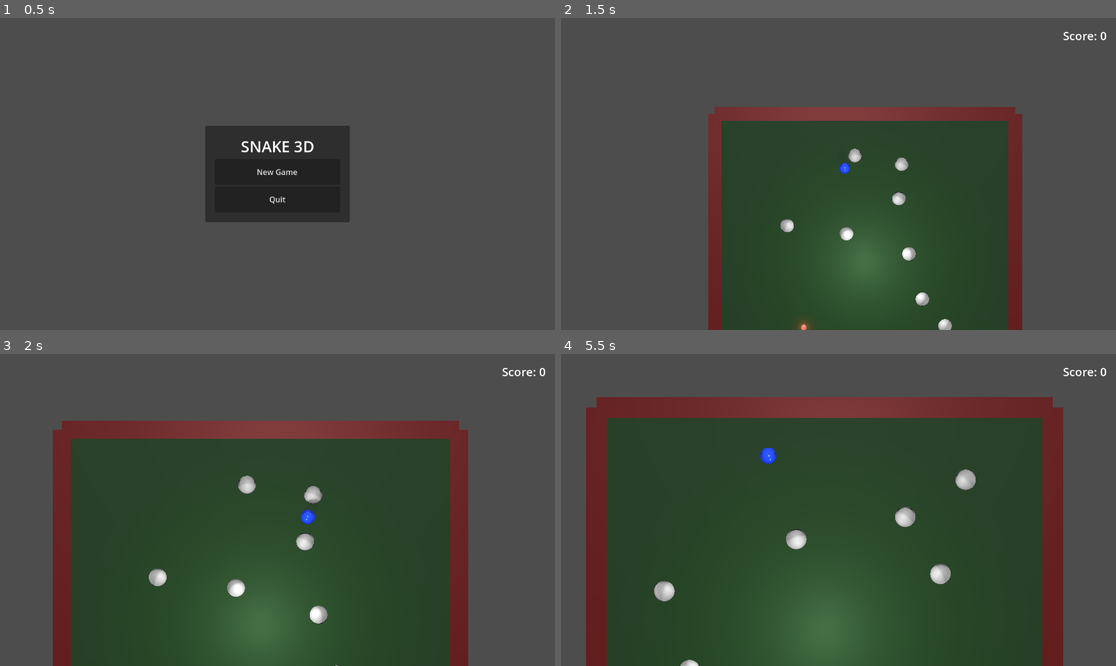
Above: before the commit, frames 1-4 (two rows, left to right).
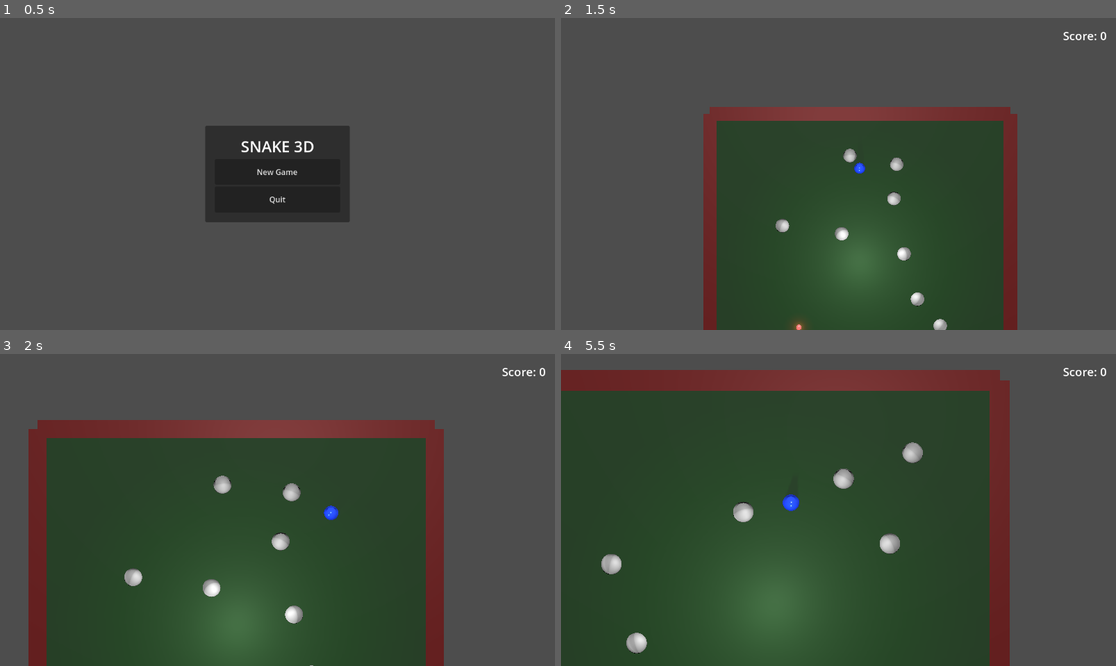
Above: after the commit, the same moments.

Repository: bluehexagons/snakeproject
Game: Godot game, scene res://scenes/main_menu.tscn
The game is run twice, just before and just after one commit, with the same random seed, the same clock (stepped at 60 frames per second) and the same inputs.
Inputs:
- Up to frame 1 (0.5 s): no input
- Up to frame 2 (1.5 s): click "New Game" at 0.5 s; hold D (move_right) from 1.28 s (still down)
- Up to frame 3 (2 s): keep holding D (move_right)
- Up to frame 4 (5.5 s): release D (move_right) at 2.03 s; hold S (move_down) 2.03-2.78 s; hold D (move_right) 2.78-3.5 s; click "Retry" at 3.5 s; hold W (move_up) 4.28-5.03 s; hold A (move_left) from 5.03 s (still down)

Frame 1 is identical in both runs. In frame 2, 3.4% of the frame differs, in the area x 25-84%, y 28-100%; in frame 3, 14%; in frame 4, 33%, in the area x 0-91%, y 5-100%.

Commit message:
Manual fixes, refactors, tuning, cleanup

Diff:
--- a/scripts/collision_handler.gd
+++ b/scripts/collision_handler.gd
@@ -16,6 +16,7 @@
 const BARRIER_BOUNCE_MULTIPLIER = 1.5  # Extra bounce for barrier collisions
 const BARRIER_PUSH_FORCE = 3.0  # Additional force away from barrier
 const MIN_BARRIER_BOUNCE_SPEED = 2.0  # Minimum speed after barrier bounce
+const DEFAULT_MASS = 1.0
 
 func handle_collision(body_a: CharacterBody3D, body_b: Node, collision_normal: Vector3, delta: float) -> void:
 	# Handle barrier collisions first
@@ -26,10 +27,6 @@
 	# Early return for static bodies (barriers)
 	if body_b is StaticBody3D:
 		handle_static_collision(body_a, collision_normal, delta)
-		return
-
-	# Don't handle collisions with dangerous segments
-	if body_b.is_in_group("dangerous") or body_a.is_in_group("dangerous"):
 		return
 
 	# Only proceed with CharacterBody3D collisions
@@ -109,7 +106,7 @@
 		body_a.velocity -= separation / mass_a
 		body_b.velocity += separation / mass_b
 
-func handle_static_collision(body: CharacterBody3D, collision_normal: Vector3, delta: float) -> void:
+func handle_static_collision(body: CharacterBody3D, collision_normal: Vector3, _delta: float) -> void:
 	var impact_speed = body.velocity.dot(collision_normal)  # Used in calculation
 	var reflection = body.velocity.bounce(collision_normal) * COLLISION_BOUNCE
 	body.velocity = reflection * VELOCITY_LOSS_ON_COLLISION
@@ -118,7 +115,7 @@
 	if collision_normal.y > 0.5:  # If hitting ground-like surface
 		body.velocity.y += abs(impact_speed) * 0.1
 
-func handle_barrier_collision(body: CharacterBody3D, collision_normal: Vector3, delta: float) -> void:
+func handle_barrier_collision(body: CharacterBody3D, collision_normal: Vector3, _delta: float) -> void:
 	var impact_force = body.velocity.length()
 
 	# Handle impact flash for all physics objects
@@ -141,12 +138,10 @@
 # Check for nearby segments and apply separation forces
 func handle_proximity(body: CharacterBody3D, nearby_bodies: Array, delta: float) -> void:
 	# Skip proximity checks for dangerous segments
-	if body.is_in_group("dangerous"):
-		return
 
 	# Only check segments that are close to this one in the chain
 	for other in nearby_bodies:
-		if other == body or other.is_in_group("dangerous"):
+		if other == body:
 			continue
 
 		var direction = body.global_position - other.global_position
@@ -158,9 +153,7 @@
 			body.velocity -= separation
 
 func get_body_mass(body: Node) -> float:
-	if body.is_in_group("player"):
-		return PLAYER_MASS
-	elif body.is_in_group("rock"):
-		return ROCK_MASS
+	if body is PhysicsObject:
+		return body.mass
 	else:
-		return SEGMENT_MASS
+		return DEFAULT_MASS
--- a/scripts/game_manager.gd
+++ b/scripts/game_manager.gd
@@ -5,7 +5,6 @@
 const ROCK_SCENE = preload("res://scenes/rock.tscn")
 const SPAWN_AREA_SIZE = Vector2(8, 8)  # Reduced from previous size to account for barriers
 const BASE_CAMERA_SIZE = 15.0  # This is our reference size for 1:1 aspect ratio
-const SAVE_FILE = "user://save_game.dat"
 const CAMERA_HEIGHT = 10.0
 const CAMERA_FOLLOW_SPEED = 5.0
 const CAMERA_TILT_ANGLE = 15.0  # Maximum tilt in degrees
@@ -23,7 +22,7 @@
 const INITIAL_ROCKS = 10  # Number of rocks to spawn at start
 const ROCKS_SPAWN_INTERVAL = 2  # Spawn a new rock every X food collections
 const DANGER_START_SCORE = 50  # Score at which rocks start becoming dangerous
-const DANGER_MAX_SCORE = 200   # Score at which danger probability peaks
+const DANGER_MAX_SCORE = 300   # Score at which danger probability peaks
 const MAX_DANGER_PROBABILITY = 0.8  # Maximum probability of a rock being dangerous
 
 const SAFE_SPAWN_DISTANCE = 4.0  # Minimum distance from player for dangerous rocks
@@ -42,6 +41,7 @@
 # UI state
 var is_paused: bool = false # In this state, all game-related features are paused
 var is_gameplay_paused: bool = false # In this state, the physics and game logic are paused
+var is_game_over: bool = false
 
 # Game state
 var score: int = 0
@@ -114,12 +114,18 @@
 		camera.size = camera_size
 
 func toggle_gameplay_pause():
+	if is_game_over:
+		return
+
 	is_gameplay_paused = !is_gameplay_paused
 	update_pause_state()
 	if ui:
 		ui.set_gameplay_paused(is_gameplay_paused)
 
 func toggle_pause():
+	if is_game_over:
+		return
+
 	is_paused = !is_paused
 	update_pause_state()
 	ui.toggle_pause_menu(is_paused)
@@ -223,6 +229,9 @@
 			return
 
 func on_food_collected(points: int):
+	if is_game_over:
+		return
+
 	var player = gameplay_container.get_node_or_null("Player")
 	update_score(points)
 	spawn_food()
@@ -248,6 +257,10 @@
 		ui.update_score(score)
 
 func game_over():
+	if is_game_over:
+		return
+
+	is_game_over = true
 	Engine.time_scale = 0.5  # Slow the game to half speed instead of pausing
 	is_gameplay_paused = false  # Ensure gameplay pause is cleared
 	update_pause_state()
@@ -268,6 +281,9 @@
 	get_tree().quit()
 
 func save_game_state():
+	if is_game_over:
+		return
+
 	var player = gameplay_container.get_node_or_null("Player")
 	var food = get_tree().get_first_node_in_group("food")
 	var rocks = get_tree().get_nodes_in_group("rock")
@@ -300,12 +316,6 @@
 		spawn_food()
 		spawn_initial_rocks()
 		return false
-
-	# Clear existing entities
-	if gameplay_container.has_node("Player"):
-		gameplay_container.get_node("Player").queue_free()
-	if gameplay_container.has_node("Food"):
-		gameplay_container.get_node("Food").queue_free()
 
 	# Spawn and setup player
 	var player = PLAYER_SCENE.instantiate()
@@ -328,8 +338,6 @@
 			)
 			# Create and position segment
 			var segment = player.add_segment(0.0, pos)  # Initial growth of 0
-			# Initialize segment data after it's properly in the scene tree
-			await get_tree().process_frame
 			segment.init_from_save_data(segment_data)
 
 	# Spawn and setup food
@@ -373,9 +381,6 @@
 	update_score(0)
 	return true
 
-func has_saved_game():
-	return FileAccess.file_exists(SAVE_FILE)
-
 func _notification(what):
 	if what == NOTIFICATION_WM_CLOSE_REQUEST:
 		save_game_state()
--- a/scripts/game_state.gd
+++ b/scripts/game_state.gd
@@ -28,3 +28,7 @@
 
 func has_saved_game() -> bool:
 	return FileAccess.file_exists(SAVE_FILE)
+
+func delete_save_game():
+	if FileAccess.file_exists(SAVE_FILE):
+		DirAccess.remove_absolute(SAVE_FILE)
--- a/scripts/main_menu.gd
+++ b/scripts/main_menu.gd
@@ -9,8 +9,7 @@
 	$Panel/VBoxContainer/QuitButton.pressed.connect(on_quit_pressed)
 
 func on_new_game_pressed():
-	if FileAccess.file_exists(GameState.SAVE_FILE):
-		DirAccess.remove_absolute(GameState.SAVE_FILE)
+	GameState.delete_save_game()
 	get_tree().change_scene_to_file("res://scenes/main.tscn")
 
 func on_quit_pressed():
--- a/scripts/physics_object.gd
+++ b/scripts/physics_object.gd
@@ -21,6 +21,7 @@
 
 var drag_coefficient: float = PhysicsConstants.BASE_DRAG_COEFFICIENT
 var max_speed: float = PhysicsConstants.MAX_SPEED
+var mass: float = 1.0
 
 func _ready():
     if mesh_instance and current_material:
@@ -44,7 +45,7 @@
         current_color = current_color.lerp(target_color, delta * color_change_speed)
         apply_color(current_color)
 
-func _process(delta):
+func _process(_delta):
     if mesh_instance:
         var fraction = Engine.get_physics_interpolation_fraction()
         visual_pos = physics_pos.lerp(global_position, fraction)
--- a/scripts/player.gd
+++ b/scripts/player.gd
@@ -1,33 +1,23 @@
 extends PhysicsObject
 
+const SEGMENT_SCENE = preload("res://scenes/segment.tscn")
+const SCORE_POPUP = preload("res://scenes/score_popup.tscn")
+
 const MAX_SPEED = 100000.0
-const ACCELERATION = 50.0  # Increased since we're using forces now
+const ACCELERATION = 250.0  # Increased since we're using forces now
+const CONTROL_DRAG = 0.9
 const MIN_SPEED_THRESHOLD = 0.1
 const ROTATION_SPEED = 15.0
-const SEGMENT_SCENE = preload("res://scenes/segment.tscn")
 const LUNGE_FORCE = 0.2
 const SEGMENT_PUSHBACK = 0.1
 const VELOCITY_SMOOTHING = 0.15
 const IDLE_SPEED_BASE = 3.0  # Rename IDLE_SPEED to IDLE_SPEED_BASE
 const IDLE_TIMEOUT = 3.0  # Time in seconds before game over when idle
-const NORMAL_COLOR = Color(0.2, 0.4, 1.0)    # Blue
-const WARNING_COLOR = Color(0.5, 0.5, 0.5)    # Gray
-const DYING_COLOR = Color(1.0, 0.2, 0.2)      # Red
-const WARNING_SPEED_THRESHOLD = 1.1            # When to start showing warning color (multiplier of idle speed)
 const COLOR_CHANGE_SPEED = 5.0  # Speed of color transition
 const SPEED_SCORE_MULTIPLIER = 5.0  # Points per multiple of speed
 const MAX_SPEED_IDLE_MULTIPLIER = 3.0 # Max score multiplier for speed
 const IDLE_SPEED_INCREASE = 5.0  # Speed increase per food eaten
 const MAX_IDLE_SPEED = 5.0  # Cap on how fast the minimum speed can get
-const DEATH_COLORS = [                         # Colors to cycle through when dead
-	Color(1.0, 0.0, 0.0),  # Red
-	Color(0.0, 0.0, 0.0),  # Black
-	Color(0.3, 0.3, 0.3),  # Gray
-]
-const FLASH_TIME = 0.2                        # How long before death to flash
-const DEATH_COLOR_SPEED = 3.0                 # Speed of color cycling when dead
-const SCORE_POPUP = preload("res://scenes/score_popup.tscn")
-const STUN_CONTROL_REDUCTION = 0.5  # Amount by which to reduce control while stunned
 const SEGMENT_SPAWN_OFFSET = 0.6  # Reduced from 1.2 to spawn closer
 const SEGMENT_SPAWN_VELOCITY = 0.9  # Increased from 0.8 for better matching
 const SEGMENT_LUNGE_FORCE = 0.3  # New constant for forward momentum
@@ -61,8 +51,6 @@
 var food_eaten: int = 0
 var current_idle_speed: float = IDLE_SPEED_BASE
 var is_dead: bool = false
-var death_color_time: float = 0.0
-var stun_timer: float = 0.0
 var stuck_detector: RefCounted
 
 var physics_basis: Basis
@@ -74,12 +62,11 @@
 	base_emission_energy = BASE_EMISSION_ENERGY
 	target_color = BASE_COLOR
 	current_color = BASE_COLOR
-	physics_pos = global_position
-	visual_pos = global_position
 	physics_basis = mesh_instance.basis
 	visual_basis = mesh_instance.basis
 	drag_coefficient = PhysicsConstants.PLAYER_DRAG
 	max_speed = PhysicsConstants.PLAYER_MAX_SPEED
+	mass = 0.5
 
 	# Store initial emission color
 	if current_material is StandardMaterial3D:
@@ -91,47 +78,40 @@
 	apply_color(BASE_COLOR, BASE_EMISSION, BASE_EMISSION_ENERGY)
 
 func _physics_process(delta):
-	super._physics_process(delta)
-
 	# Handle color updates before any potential impacts
-	var target_color = BASE_COLOR
-	var emission = BASE_EMISSION
+	var base_color = BASE_COLOR
+	var emission_color = BASE_EMISSION
 	var emission_energy = BASE_EMISSION_ENERGY
 
 	if is_dead:
-		target_color = DEATH_COLOR
-		emission = DEAD_EMISSION
+		base_color = DEATH_COLOR
+		emission_color = DEAD_EMISSION
 		emission_energy = DEAD_EMISSION_ENERGY
 	elif has_started_moving and stuck_detector.is_stuck:
 		var stuck_time = stuck_detector.get_stuck_duration()
 		if stuck_time >= STUCK_TIMEOUT:
-			target_color = FLASH_COLOR
-			emission = DANGER_EMISSION
+			base_color = FLASH_COLOR
+			emission_color = DANGER_EMISSION
 			emission_energy = DANGER_EMISSION_ENERGY
 		elif stuck_time >= IDLE_EMISSION_START:
-			target_color = DANGER_COLOR
-			emission = DANGER_EMISSION
+			base_color = DANGER_COLOR
+			emission_color = DANGER_EMISSION
 			emission_energy = DANGER_EMISSION_ENERGY * ((stuck_time - IDLE_EMISSION_START) / (STUCK_TIMEOUT - IDLE_EMISSION_START))
 		elif stuck_time >= IDLE_DANGER_START:
 			var warning_ratio = (stuck_time - IDLE_DANGER_START) / (IDLE_EMISSION_START - IDLE_DANGER_START)
-			target_color = IDLE_COLOR.lerp(DANGER_COLOR, warning_ratio)
-			emission = BASE_EMISSION.lerp(DANGER_EMISSION, warning_ratio)
+			base_color = IDLE_COLOR.lerp(DANGER_COLOR, warning_ratio)
+			emission_color = BASE_EMISSION.lerp(DANGER_EMISSION, warning_ratio)
 			emission_energy = lerp(WARNING_EMISSION_ENERGY, DANGER_EMISSION_ENERGY, warning_ratio)
 		elif stuck_time >= IDLE_WARNING_START:
 			var gray_ratio = (stuck_time - IDLE_WARNING_START) / (IDLE_DANGER_START - IDLE_WARNING_START)
-			target_color = BASE_COLOR.lerp(IDLE_COLOR, gray_ratio)
-			emission = BASE_EMISSION
+			base_color = BASE_COLOR.lerp(IDLE_COLOR, gray_ratio)
+			emission_color = BASE_EMISSION
 			emission_energy = lerp(BASE_EMISSION_ENERGY, WARNING_EMISSION_ENERGY, gray_ratio)
 
-	current_color = current_color.lerp(target_color, delta * COLOR_CHANGE_SPEED)
-	apply_color(current_color, emission, emission_energy)
+	current_color = current_color.lerp(base_color, delta * COLOR_CHANGE_SPEED)
+	apply_color(current_color, emission_color, emission_energy)
 
 	# Now handle physics and potential impacts
-
-	if stun_timer > 0:
-		stun_timer -= delta
-
-	var input_multiplier = 1.0 if stun_timer <= 0 else STUN_CONTROL_REDUCTION
 
 	var input_dir = Vector3.ZERO
 	input_dir.x = Input.get_axis("move_left", "move_right")
@@ -140,9 +120,8 @@
 	if not is_dead and input_dir != Vector3.ZERO:
 		has_started_moving = true
 		input_dir = input_dir.normalized()
-		velocity += input_dir * ACCELERATION * delta * input_multiplier
-
-	super._physics_process(delta)
+		velocity += input_dir * ACCELERATION * delta
+		velocity *= CONTROL_DRAG
 
 	# Update stuck detection
 	if has_started_moving:
@@ -151,10 +130,6 @@
 			var stuck_time = stuck_detector.get_stuck_duration()
 			if stuck_time >= STUCK_TIMEOUT:
 				die()
-				return
-
-	# Limit maximum speed
-	velocity = velocity.limit_length(MAX_SPEED)
 
 	if velocity != Vector3.ZERO:
 		facing_direction = velocity.normalized()
@@ -165,10 +140,8 @@
 		var collider = collision.get_collider()
 		if collider.is_in_group("barrier"):
 			die()  # Player still dies on barrier contact
-			return
 		elif collider.is_in_group("dangerous"):
 			die()  # Die immediately on contact with any dangerous object
-			return
 
 		# Let the collision handler manage non-lethal collisions
 		collision_handler.handle_collision(self, collider, collision.get_normal(), delta)
@@ -191,10 +164,6 @@
 
 		# Apply the rotation with normalized basis
 		mesh_instance.basis = mesh_instance.basis.slerp(target_basis, delta * ROTATION_SPEED).orthonormalized()
-
-	# Store physics state
-	physics_pos = global_position
-	physics_basis = mesh_instance.basis
 
 	# Food collection
 	for area in get_tree().get_nodes_in_group("food"):
@@ -223,7 +192,11 @@
 			popup.text = "+" + str(speed_points)
 			get_parent().add_child(popup)
 
-func _process(delta):
+	# Store physics state
+	super._physics_process(delta)
+	physics_basis = mesh_instance.basis
+
+func _process(_delta):
 	# Interpolate visual position between physics updates
 	var fraction = Engine.get_physics_interpolation_fraction()
 	visual_pos = physics_pos.lerp(global_position, fraction)
@@ -348,8 +321,10 @@
 		current_idle_speed = state.get("current_idle_speed", IDLE_SPEED_BASE)
 
 func die():
+	if is_dead:
+		return
+
 	is_dead = true
-	death_color_time = 0.0
 	var game_manager = get_tree().get_first_node_in_group("game_manager")
 	if game_manager:
 		game_manager.game_over()
--- a/scripts/rock.gd
+++ b/scripts/rock.gd
@@ -1,9 +1,4 @@
 extends PhysicsObject
-
-const MASS = 8.0  # Increased to match collision handler
-const STATIC_FRICTION = 3.0  # Increased resistance
-# const DRAG_COEFFICIENT = 0.2  # Reduced from 0.8 to prevent rapid stopping
-# const MIN_VELOCITY = 0.1  # Only stop completely below this threshold
 
 const SAFE_COLOR = Color(0.7, 0.7, 0.7, 1.0)
 const DANGER_COLOR = Color(0.8, 0.2, 0.2, 1.0)
@@ -12,10 +7,6 @@
 const SPAWN_DURATION = 0.5
 const SPAWN_HEIGHT = 1.5  # How high to rise from ground
 const INITIAL_SCALE = 0.2  # Start very small
-
-const BARRIER_BOUNCE_MULTIPLIER = 1.5  # Bounce more energetically off barriers
-const BARRIER_PUSH_FORCE = 3.0  # Additional force away from barrier
-const MIN_BOUNCE_SPEED = 2.0  # Ensure rocks always maintain some momentum after barrier hits
 
 var is_dangerous: bool = false
 var is_initialized: bool = false
@@ -27,11 +18,12 @@
 
 func _ready():
 	super()
+	mass = 8.0
 	drag_coefficient = PhysicsConstants.ROCK_DRAG
 	max_speed = PhysicsConstants.ROCK_MAX_SPEED
 	target_color = SAFE_COLOR
 	current_color = SAFE_COLOR
-	base_emission = Color(0.4, 0.4, 0.4, 1.0)  # Add subtle gray emission for rocks
+	base_emission = Color(0.2, 0.2, 0.2, 1.0)
 	base_emission_energy = 0.2  # Low base emission energy
 
 func finish_spawn():
@@ -60,7 +52,7 @@
 	if is_spawning:
 		spawn_timer = min(spawn_timer + delta, SPAWN_DURATION)
 		var t = spawn_timer / SPAWN_DURATION
-		var smooth_t = ease(t, 0.7)  # Smooth easing for natural motion
+		var smooth_t = ease(t, 0.7)
 
 		# Rise and scale effect
 		var height_offset = lerp(-0.5, 0.0, smooth_t)
@@ -72,20 +64,12 @@
 
 		if spawn_timer >= SPAWN_DURATION:
 			finish_spawn()
-			return
-
-	# Apply physics from parent class
-	super._physics_process(delta)
-
-	# Remove explicit drag/velocity handling as it's in parent class
 
 	var collision = move_and_collide(velocity * delta)
 	var collision_handler = get_node("/root/CollisionHandler")
 
 	if collision and collision.get_collider():
 		collision_handler.handle_collision(self, collision.get_collider(), collision.get_normal(), delta)
-
-	physics_pos = global_position
 
 	super._physics_process(delta)
 
--- a/scripts/segment.gd
+++ b/scripts/segment.gd
@@ -1,9 +1,8 @@
 extends PhysicsObject
 
-const SPRING_STIFFNESS = 850.0  # Significantly reduced from 2500.0
-const SPRING_DAMPING = 20.0  # Increased damping
-const TARGET_DISTANCE = 0.8  # Increased spacing
-const VELOCITY_SMOOTHING = 0.2
+const SPRING_STIFFNESS = 930.0
+const SPRING_DAMPING = 20.0
+const TARGET_DISTANCE = 0.78
 const GROWTH_DURATION = 0.33
 const INITIAL_SCALE = 0.2
 const FOLLOW_STRENGTH = 0.8  # How strongly to match target's velocity
@@ -22,22 +21,14 @@
 var spawn_timer: float = 0.5  # Time to use reduced spring force
 var is_dangerous: bool = false
 
-@onready var mesh = $MeshInstance3D
-@onready var collision = $CollisionShape3D
-# @onready var material = mesh.mesh.surface_get_material(0)
-
 func _ready():
 	super()
+	mass = 3.0
 	drag_coefficient = PhysicsConstants.SEGMENT_DRAG
 	max_speed = PhysicsConstants.SEGMENT_MAX_SPEED
 	# Set initial scale and positions
 	current_scale = INITIAL_SCALE
 	update_scale(current_scale)
-	# Initialize both positions to spawn position to prevent interpolation from origin
-	physics_pos = global_position
-	visual_pos = global_position
-	# Ensure mesh starts at the correct position
-	mesh.global_position = global_position
 
 	# Set initial colors
 	current_color = SAFE_COLOR
@@ -46,8 +37,7 @@
 	apply_color(current_color, Color(0.2, 0.6, 0.3, 1.0))
 
 func update_scale(new_scale: float):
-	mesh.scale = Vector3.ONE * new_scale
-	collision.scale = Vector3.ONE * new_scale
+	mesh_instance.scale = Vector3.ONE * new_scale
 
 func init_with_growth(initial_growth: float):
 	growth_timer = GROWTH_DURATION * initial_growth
@@ -80,10 +70,6 @@
 	if data.has("smoothed_velocity"):
 		smoothed_velocity = Vector3(data.smoothed_velocity.x, data.smoothed_velocity.y, data.smoothed_velocity.z)
 
-	# Initialize transforms after velocity
-	physics_pos = global_position
-	visual_pos = global_position
-
 	# Initialize scale and growth first
 	current_scale = data.get("current_scale", 1.0)  # Default to full size if not specified
 	update_scale(current_scale)
@@ -123,9 +109,6 @@
 			current_scale = 1.0
 			update_scale(current_scale)
 
-	if not target:
-		return
-
 	# Update spawn timer
 	spawn_timer = max(0.0, spawn_timer - delta)
 
@@ -133,31 +116,28 @@
 	var spring_multiplier = lerp(INITIAL_SPRING_REDUCTION, 1.0, 1.0 - (spawn_timer / 0.5))
 	var current_stiffness = SPRING_STIFFNESS * spring_multiplier
 
-	# Calculate target distance based on current scales
-	var adjusted_distance = TARGET_DISTANCE * (current_scale + (target.get("current_scale") if target.has_method("get_scale") else 1.0)) * 0.5
-
-	var to_target = target.global_position - global_position
-	var current_distance = to_target.length()
-
-	if current_distance > 0:
-		var target_direction = to_target.normalized()
-
-		# Calculate desired position
-		var desired_pos = target.global_position - target_direction * adjusted_distance
-		var to_desired = desired_pos - global_position
-
-		# Calculate forces with spawn adjustment
-		var spring_force = to_desired * current_stiffness * delta
-		var damping_force = -velocity * SPRING_DAMPING * delta
-
-		# Apply forces only to self
-		velocity += spring_force + damping_force
-
-		# Match target's velocity when close enough
-		if current_distance < adjusted_distance + MIN_FOLLOW_DISTANCE:
-			velocity = velocity.lerp(target.velocity, FOLLOW_STRENGTH * delta)
-
-	# Remove explicit speed limiting as it's handled by parent
+	if target:
+		# Calculate target distance based on current scales
+		var adjusted_distance = TARGET_DISTANCE * (current_scale + (target.get("current_scale") if target.has_method("get_scale") else 1.0)) * 0.5
+
+		var to_target = target.global_position - global_position
+		var current_distance = to_target.length()
+
+		if current_distance > 0:
+			var target_direction = to_target.normalized()
+
+			# Calculate desired position
+			var desired_pos = target.global_position - target_direction * adjusted_distance
+			var to_desired = desired_pos - global_position
+
+			var spring_force = to_desired * current_stiffness * delta
+			var damping_force = -velocity * SPRING_DAMPING * delta
+
+			velocity += spring_force + damping_force
+
+			# Match target's velocity when close enough
+			if current_distance < adjusted_distance + MIN_FOLLOW_DISTANCE:
+				velocity = velocity.lerp(target.velocity, FOLLOW_STRENGTH * delta)
 
 	var collision = move_and_collide(velocity * delta)
 	var collision_handler = get_node("/root/CollisionHandler")
@@ -183,8 +163,6 @@
 			current_color = current_color.lerp(target_color, delta * COLOR_CHANGE_SPEED)
 			apply_color(current_color, Color(0.2, 0.6, 0.3, 1.0))
 
-	super._physics_process(delta)
-
 	if is_dangerous:
 		target_color = DANGER_COLOR
 		base_emission = DANGER_EMISSION
@@ -192,16 +170,15 @@
 		target_color = SAFE_COLOR
 		base_emission = Color(0.2, 0.6, 0.3, 1.0)
 
-func _process(delta):
+	super._physics_process(delta)
+
+func _process(_delta):
 	# Interpolate visual position between physics updates
 	var fraction = Engine.get_physics_interpolation_fraction()
 	visual_pos = physics_pos.lerp(global_position, fraction)
 
 	# Update visual representation
-	mesh.global_position = visual_pos
-
-	# Keep collision shape at physics position
-	collision.global_position = global_position
+	mesh_instance.global_position = visual_pos
 
 func become_dangerous():
 	if not is_dangerous:  # Only change state if not already dangerous
@@ -221,13 +198,13 @@
 
 		# Visual feedback
 		var tween = create_tween()
-		tween.tween_property(mesh, "scale", mesh.scale * 1.3, 0.1)
-		tween.tween_property(mesh, "scale", mesh.scale, 0.2)
+		tween.tween_property(mesh_instance, "scale", mesh_instance.scale * 1.3, 0.1)
+		tween.tween_property(mesh_instance, "scale", mesh_instance.scale, 0.2)
 
 		# Emission pulse
 		var flash_material = current_material.duplicate()
-		mesh.material_override = flash_material
+		mesh_instance.material_override = flash_material
 		flash_material.emission_energy_multiplier = 4.0
 
 		tween.parallel().tween_property(flash_material, "emission_energy_multiplier", 1.0, 0.3)
-		tween.tween_callback(func(): mesh.material_override = null)
+		tween.tween_callback(func(): mesh_instance.material_override = null)
--- a/scripts/ui.gd
+++ b/scripts/ui.gd
@@ -27,20 +27,21 @@
 	$GameOverMenu/VBoxContainer/ScoreLabel.text = "Final Score: %d" % final_score
 
 func on_resume_pressed():
-	Engine.time_scale = 1.0;
+	Engine.time_scale = 1.0
 	get_parent().toggle_pause()
 
 func on_quit_pressed():
-	Engine.time_scale = 1.0;
+	Engine.time_scale = 1.0
 	get_tree().paused = false
 	get_parent().save_and_quit()
 
 func on_retry_pressed():
-	Engine.time_scale = 1.0;
+	GameState.delete_save_game()
+	Engine.time_scale = 1.0
 	get_tree().paused = false
 	get_tree().reload_current_scene()
 
 func on_main_menu_pressed():
-	Engine.time_scale = 1.0;
+	Engine.time_scale = 1.0
 	get_tree().paused = false
 	get_parent().return_to_main_menu()
